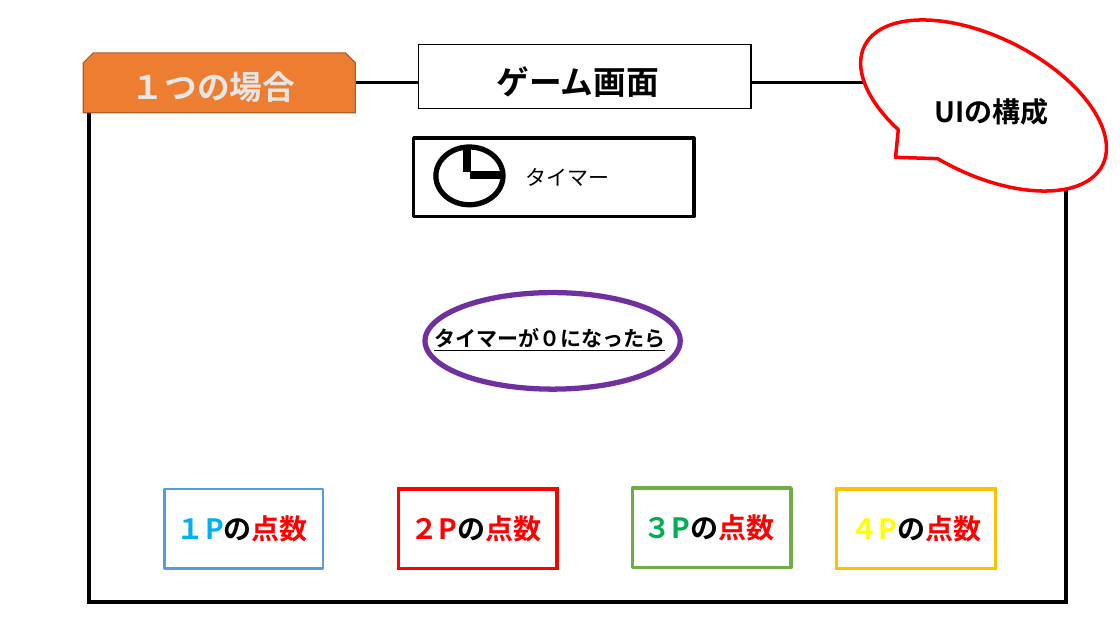
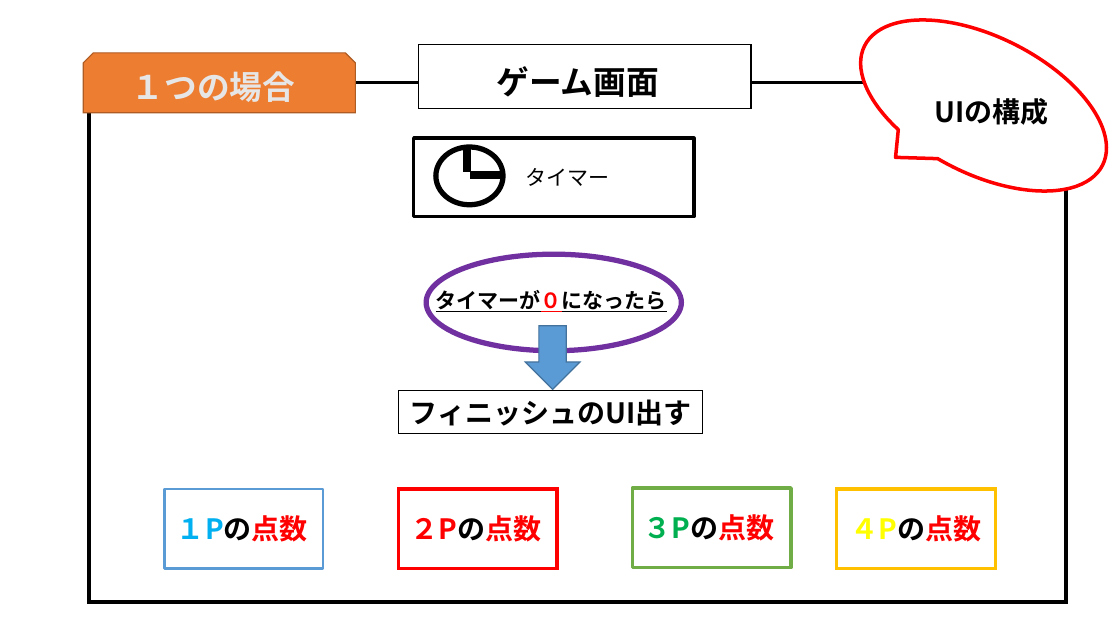
Before and after one commit to MizukiKato0416/sotsugyou_time_kato, a slide deck: slide 20 of 卒業制作_風船わりゲーム（仮）.pptx. Drawn at 1120x630 pixels with LibreOffice and Linux fonts; fonts in the diff are those of the drawing. Boxes give left, top, right and bottom in pixels: in the first picture for what was removed or moved away, otherwise in the second. Text is boxed around its words. In the diff, an @@ line names an element or a change of style, - is before the commit and + after.

```diff
--- a/卒業制作_風船わりゲーム（仮）.pptx
+++ b/卒業制作_風船わりゲーム（仮）.pptx
@@ ellipse: place and size @@
-ellipse at <box>425,292,681,389</box>
+ellipse at <box>426,255,681,351</box>
@@ text "タイマーが０になったら": place and size @@
-text "タイマーが０になったら" at <box>434,326,665,351</box>
+text "タイマーが０になったら" at <box>436,287,667,312</box>
@@ text "タイマーが０になったら" at <box>436,287,667,312</box>: text colour #000000 to #FF0000 in "タイマーが０になったら" @@
@@ down arrow added at <box>525,326,580,390</box>, fill #5B9BD5, outline #43739E 1 pt @@
@@ rectangle added at <box>398,392,702,434</box>, outline #000000 0.75 pt, 24 pt, text #000000, bold @@
+フィニッシュのUI出す
```
Also in this commit, not shown: 3 other slides changed, 1 other file.
